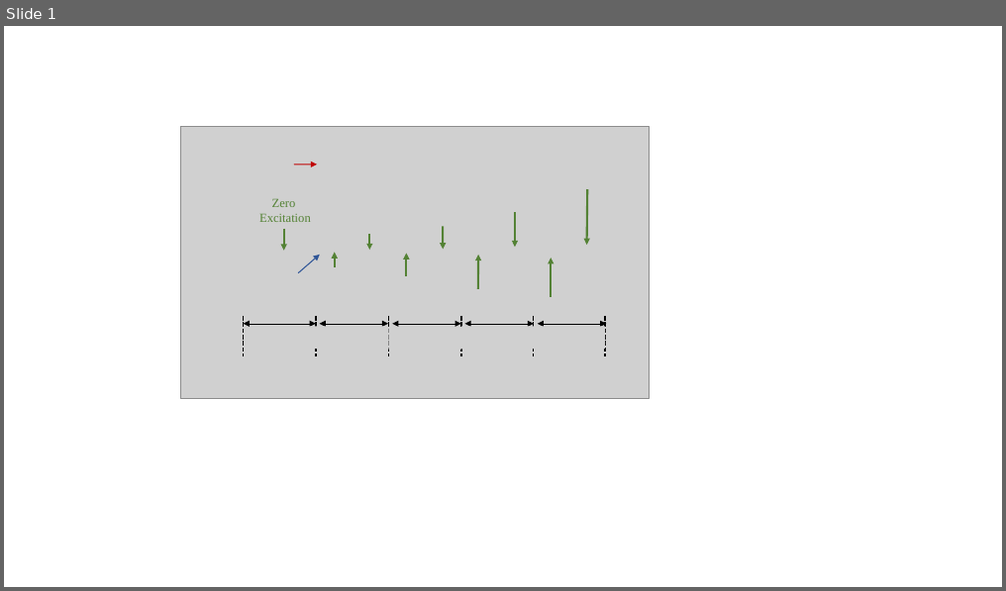
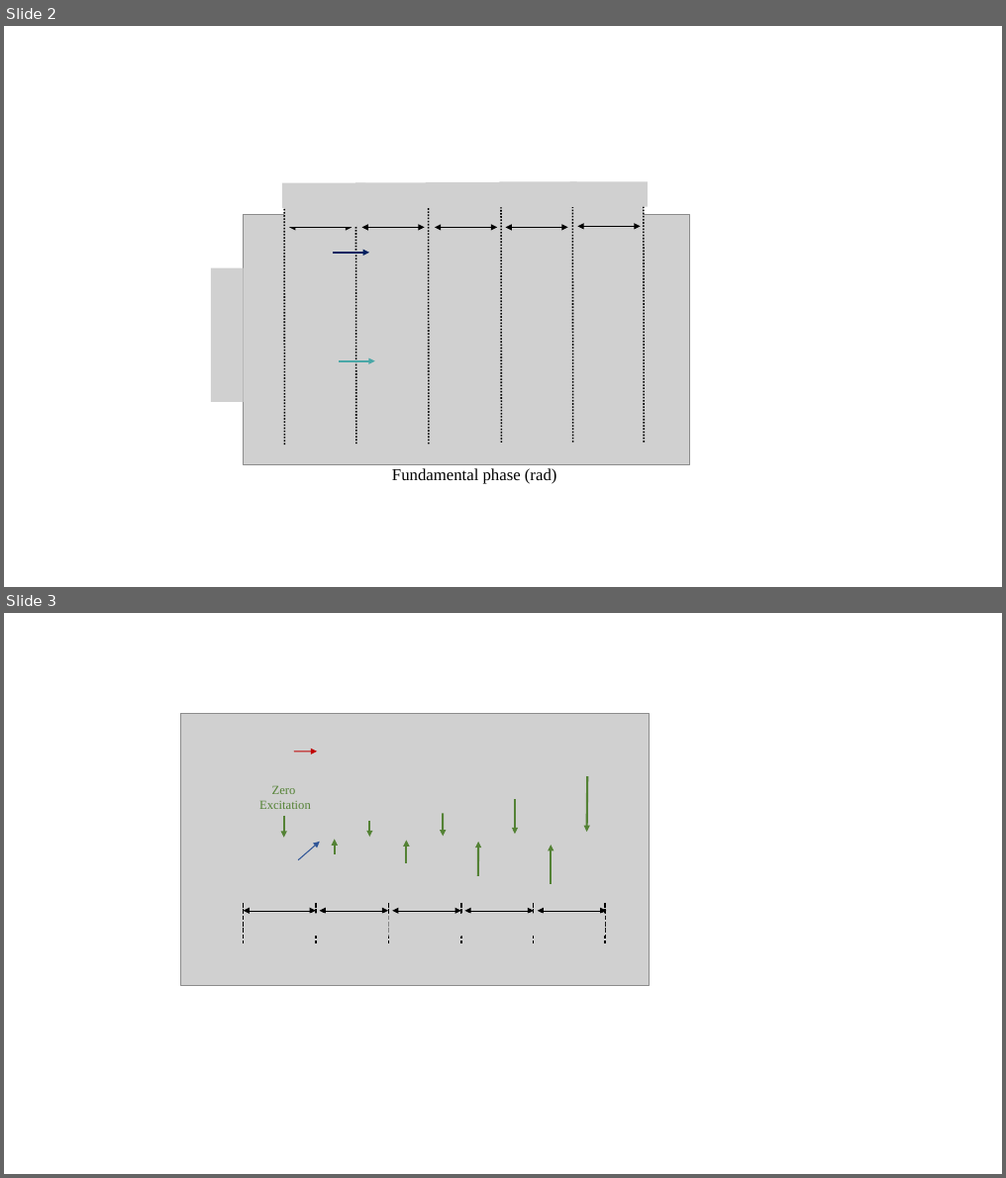
Before and after one commit to EnesAyaz/WPTMotor, a slide deck: Synhronous motor/TPEL-Journal-version-2/Time-domain-problem definitions/New Microsoft PowerPoint Presentation.pptx. Shown one above the other, each under a label of ours: slide 1 before the commit, slides 2 and 3 after it. The pictures are 1006x591 and 1006x1178 pixels, drawn with LibreOffice and Linux fonts; fonts in the diff are those of the drawing; grey boxes stand for pictures. Boxes give left, top, right and bottom in pixels: in the first picture for what was removed or moved away, otherwise in the second. Text is boxed around its words. In the diff, an @@ line names an element or a change of style, - is before the commit and + after.

```diff
--- a/Synhronous motor/TPEL-Journal-version-2/Time-domain-problem definitions/New Microsoft PowerPoint Presentation.pptx
+++ b/Synhronous motor/TPEL-Journal-version-2/Time-domain-problem definitions/New Microsoft PowerPoint Presentation.pptx
@@ slide 2 added at [4, 26, 1002, 587], background #FFFFFF @@
@@ picture added at [282, 183, 366, 209] @@
@@ picture added at [284, 202, 356, 227] @@
@@ picture added at [350, 200, 436, 226] @@
@@ picture added at [355, 183, 433, 209] @@
@@ picture added at [424, 199, 506, 225] @@
@@ picture added at [426, 182, 503, 208] @@
@@ picture added at [496, 199, 580, 224] @@
@@ picture added at [500, 181, 576, 207] @@
@@ picture added at [570, 181, 648, 207] @@
@@ line added from (573, 203) to (573, 443), #000000 1.5 pt dashed @@
@@ picture added at [574, 198, 644, 224] @@
@@ line added from (644, 203) to (645, 443), #000000 1.5 pt dashed @@
@@ picture added at [244, 214, 690, 465] @@
@@ line added from (284, 205) to (285, 445), #000000 1.5 pt dashed @@
@@ double arrow added from (289, 227) to (352, 227), #000000 0.5 pt @@
@@ line added from (355, 205) to (356, 445), #000000 1.5 pt dashed @@
@@ double arrow added from (361, 227) to (425, 227), #000000 0.5 pt @@
@@ line added from (429, 205) to (429, 445), #000000 1.5 pt dashed @@
@@ double arrow added from (435, 227) to (497, 227), #000000 0.5 pt @@
@@ line added from (501, 204) to (502, 443), #000000 1.5 pt dashed @@
@@ double arrow added from (506, 227) to (568, 227), #000000 0.5 pt @@
@@ double arrow added from (578, 227) to (641, 227), #000000 0.5 pt @@
@@ picture added at [296, 240, 332, 266] @@
@@ arrow added from (334, 253) to (369, 253), #002060 2 pt @@
@@ picture added at [211, 268, 244, 402] @@
@@ picture added at [302, 347, 338, 377] @@
@@ arrow added from (339, 362) to (375, 362), #49A7A7 2 pt @@
@@ text added at [392, 469, 557, 484], 16 pt, text #000000 @@
+Fundamental phase (rad)
@@ what was slide 1 is now slide 3 @@
```
Also in this commit, not shown: 1 other slide added, 22 other files.
